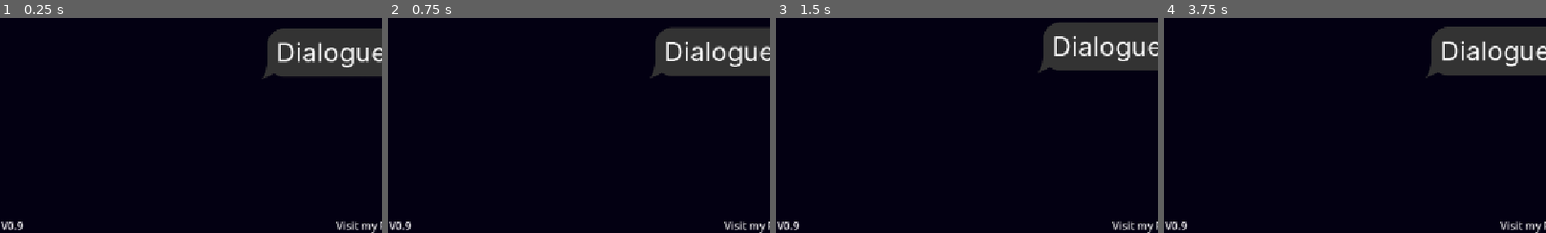
Above: before the commit, frames 1-4 (left to right).
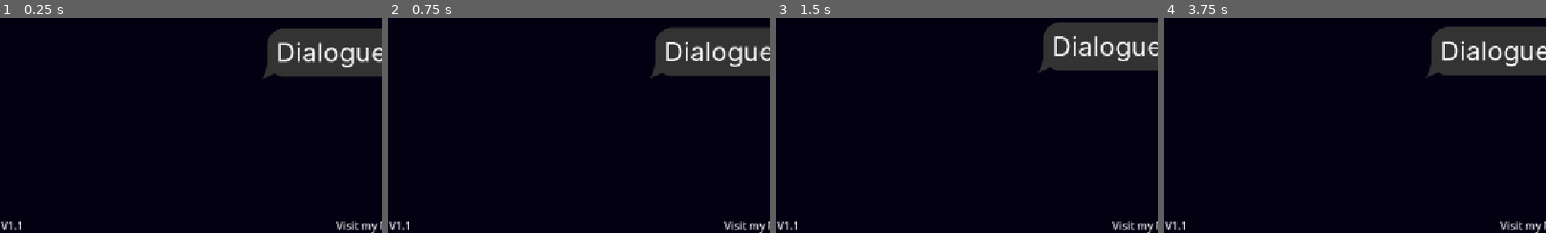
Above: after the commit, the same moments.

Repository: josephsmithberger/copy-paste-interrogate
Game: Godot game, scene res://scenes/title_screen.tscn
Two runs of this game, one before a commit and one after it. Both use one fixed random seed, a clock stepped at 60 frames per second and the inputs below. Video files are missing from this copy of the repository; at most half a second of black plays in their place.
Inputs (mouse positions are % of the whole screen's width and height, from its top left):
- Up to frame 1 (0.25 s): no input
- Up to frame 2 (0.75 s): move the mouse to (72, 45) at 0.52 s; click (72, 45) at 0.67 s
- Up to frame 3 (1.5 s): drag from (30, 55) to (45, 70) at 1.27 s
- Up to frame 4 (3.75 s): move the mouse to (60, 28) at 2.02 s; click (60, 28) at 2.17 s; drag from (45, 70) to (20, 35) at 2.77 s; move the mouse to (80, 65) at 3.52 s; click (80, 65) at 3.67 s
The pictures show only the part of the screen within x 1-51%, y 50-100%; the shares and areas given below are measured in that part.

The runs differ from the first frame. In frame 1, 0.1% of the frame differs, in the area x 2-7%, y 94-99%; in frame 2, 0.1%; in frame 3, 0.1%; in frame 4, 0.1%.

Commit message:
More efficient

Diff:
--- a/scenes/intro.tscn
+++ b/scenes/intro.tscn
@@ -1,6 +1,5 @@
-[gd_scene load_steps=3 format=3 uid="uid://dhi725kj3os3p"]
+[gd_scene load_steps=2 format=3 uid="uid://dhi725kj3os3p"]
 
-[ext_resource type="VideoStream" uid="uid://dxmcwml24nxkd" path="res://assets/getCroppedImage.ogv" id="1_ioskq"]
 [ext_resource type="Script" uid="uid://cbu5t5v185r3y" path="res://scripts/intro.gd" id="2_intro"]
 
 [node name="intro" type="Control"]
@@ -19,6 +18,5 @@
 anchor_bottom = 1.0
 grow_horizontal = 2
 grow_vertical = 2
-stream = ExtResource("1_ioskq")
 autoplay = true
 expand = true
--- a/scenes/title_screen.tscn
+++ b/scenes/title_screen.tscn
@@ -46,6 +46,7 @@
 [node name="Start_game" type="MarginContainer" parent="CenterContainer/VBoxContainer"]
 layout_mode = 2
 size_flags_horizontal = 4
+mouse_filter = 0
 
 [node name="bubble2" type="NinePatchRect" parent="CenterContainer/VBoxContainer/Start_game"]
 layout_mode = 2
@@ -67,6 +68,7 @@
 [node name="Dialogue_creator" type="MarginContainer" parent="CenterContainer/VBoxContainer"]
 layout_mode = 2
 size_flags_horizontal = 4
+mouse_filter = 0
 
 [node name="bubble" type="NinePatchRect" parent="CenterContainer/VBoxContainer/Dialogue_creator"]
 layout_mode = 2
@@ -97,7 +99,7 @@
 [node name="Label" type="Label" parent="HBoxContainer"]
 custom_minimum_size = Vector2(510, 0)
 layout_mode = 2
-text = "  V0.9"
+text = "  V1.1"
 
 [node name="LinkButton" type="LinkButton" parent="HBoxContainer"]
 layout_mode = 2
--- a/scripts/autoloads/SceneManager.gd
+++ b/scripts/autoloads/SceneManager.gd
@@ -28,16 +28,29 @@
 		_is_changing = false
 		return
 
-	# Change scene
-	var error := get_tree().change_scene_to_file(scene_path)
+	# Use threaded loading for better performance
+	ResourceLoader.load_threaded_request(scene_path)
 
-	if error != OK:
-		push_error("SceneManager: Failed to change scene. Error code: " + str(error))
-		_is_changing = false
-	else:
-		# Reset flag after a frame to allow the new scene to load
+	# Wait for loading to complete
+	while true:
+		var status = ResourceLoader.load_threaded_get_status(scene_path)
+
+		if status == ResourceLoader.THREAD_LOAD_LOADED:
+			var packed_scene = ResourceLoader.load_threaded_get(scene_path)
+			var error := get_tree().change_scene_to_packed(packed_scene)
+
+			if error != OK:
+				push_error("SceneManager: Failed to change scene. Error code: " + str(error))
+
+			_is_changing = false
+			break
+		elif status == ResourceLoader.THREAD_LOAD_INVALID_RESOURCE or status == ResourceLoader.THREAD_LOAD_FAILED:
+			push_error("SceneManager: Failed to load scene: " + scene_path)
+			_is_changing = false
+			break
+
+		# Wait a frame before checking again
 		await get_tree().process_frame
-		_is_changing = false
 
 func change_scene_to_path(scene_path: String) -> void:
 	if _is_changing:
--- a/scripts/intro.gd
+++ b/scripts/intro.gd
@@ -6,6 +6,33 @@
 	# Connect to the finished signal to transition when video ends
 	_video_player.finished.connect(_on_video_finished)
 
+	# Load video with threaded loading for better web performance
+	_load_video_threaded()
+
+func _load_video_threaded() -> void:
+	var video_path := "res://assets/getCroppedImage.ogv"
+
+	# Request threaded load
+	ResourceLoader.load_threaded_request(video_path)
+
+	# Wait for loading to complete
+	while true:
+		var status = ResourceLoader.load_threaded_get_status(video_path)
+
+		if status == ResourceLoader.THREAD_LOAD_LOADED:
+			var video_stream = ResourceLoader.load_threaded_get(video_path)
+			_video_player.stream = video_stream
+			_video_player.play()
+			break
+		elif status == ResourceLoader.THREAD_LOAD_INVALID_RESOURCE or status == ResourceLoader.THREAD_LOAD_FAILED:
+			push_error("Failed to load intro video")
+			# Skip to main scene if video fails to load
+			SceneManager.change_scene("main")
+			break
+
+		# Wait a frame before checking again
+		await get_tree().process_frame
+
 func _on_video_finished() -> void:
 	# Switch to main scene when video is done
 	SceneManager.change_scene("main")
Not shown, changed: export_presets.cfg
